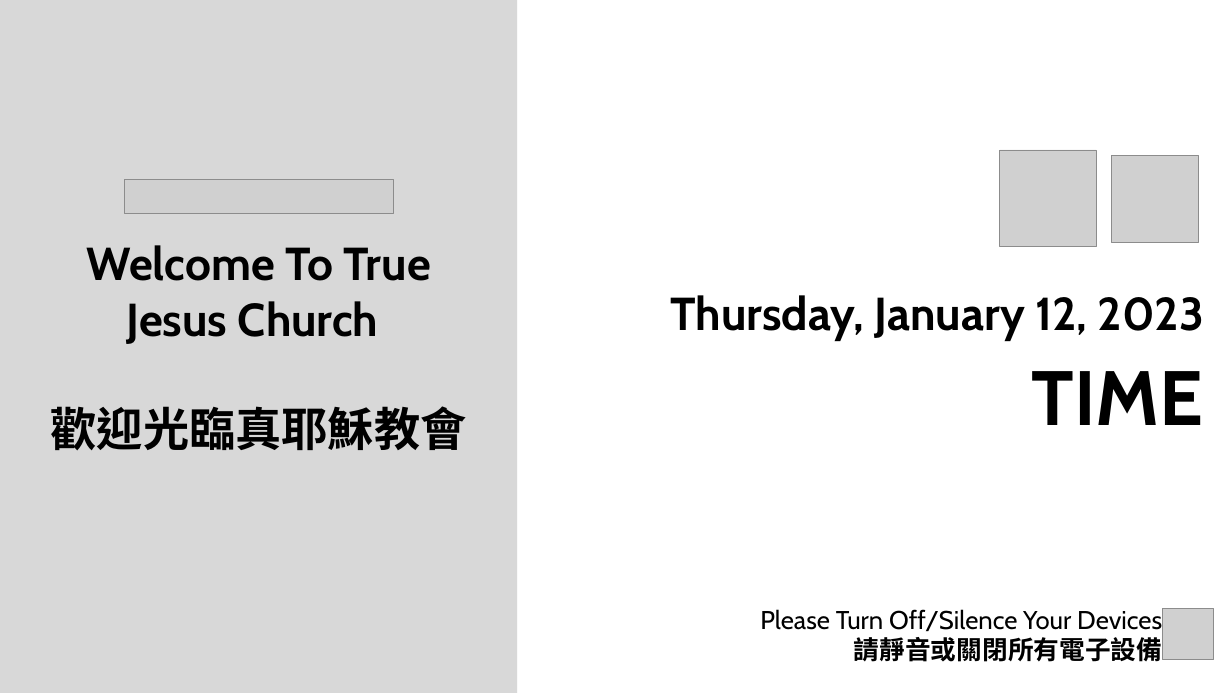
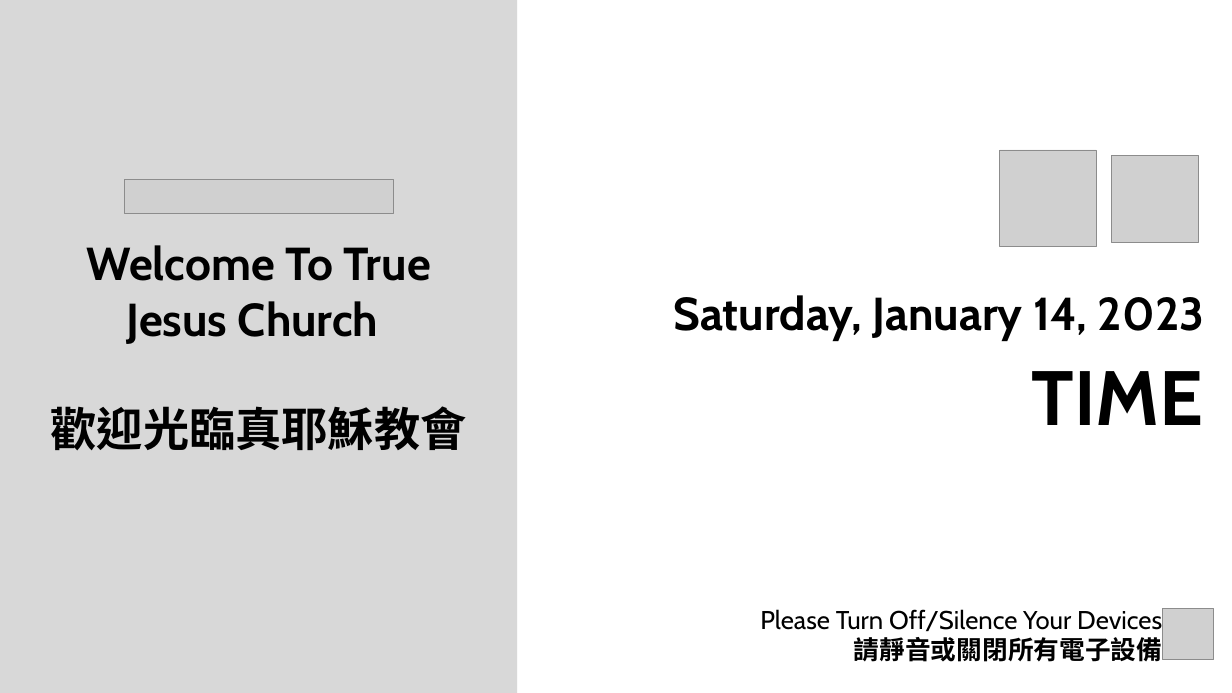
Before and after one commit to calebchanwy/tjc-powerpoint, a slide deck: slide 1 of TJCPowerPoint/bin/Debug/Files/ServiceWidescreen.pptx. Drawn at 1232x693 pixels with LibreOffice and Linux fonts; fonts in the diff are those of the drawing; grey boxes stand for pictures; background and template pictures are left out. Boxes give left, top, right and bottom in pixels: in the first picture for what was removed or moved away, otherwise in the second. Text is boxed around its words. In the diff, an @@ line names an element or a change of style, - is before the commit and + after.

```diff
--- a/TJCPowerPoint/bin/Debug/Files/ServiceWidescreen.pptx
+++ b/TJCPowerPoint/bin/Debug/Files/ServiceWidescreen.pptx
@@ text at box(673, 295, 1204, 341): text changed @@
-Thursday, January 12, 2023
+Saturday, January 14, 2023
```
Also in this commit, not shown: 3 other slides changed, 34 other files.
